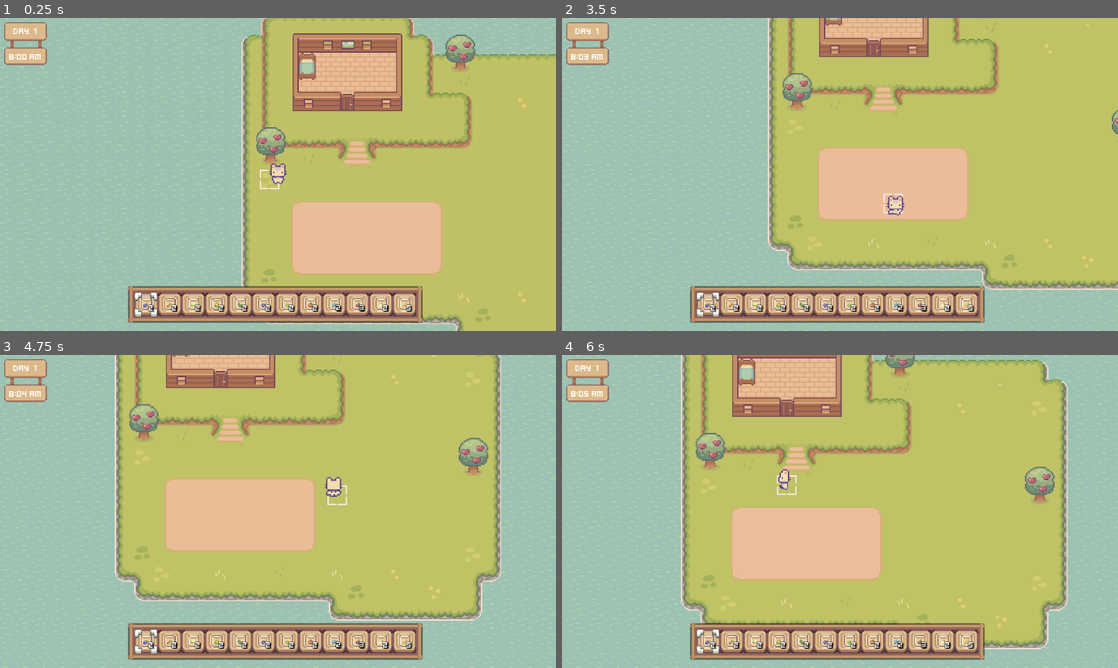
Above: before the commit, frames 1-4 (two rows, left to right).
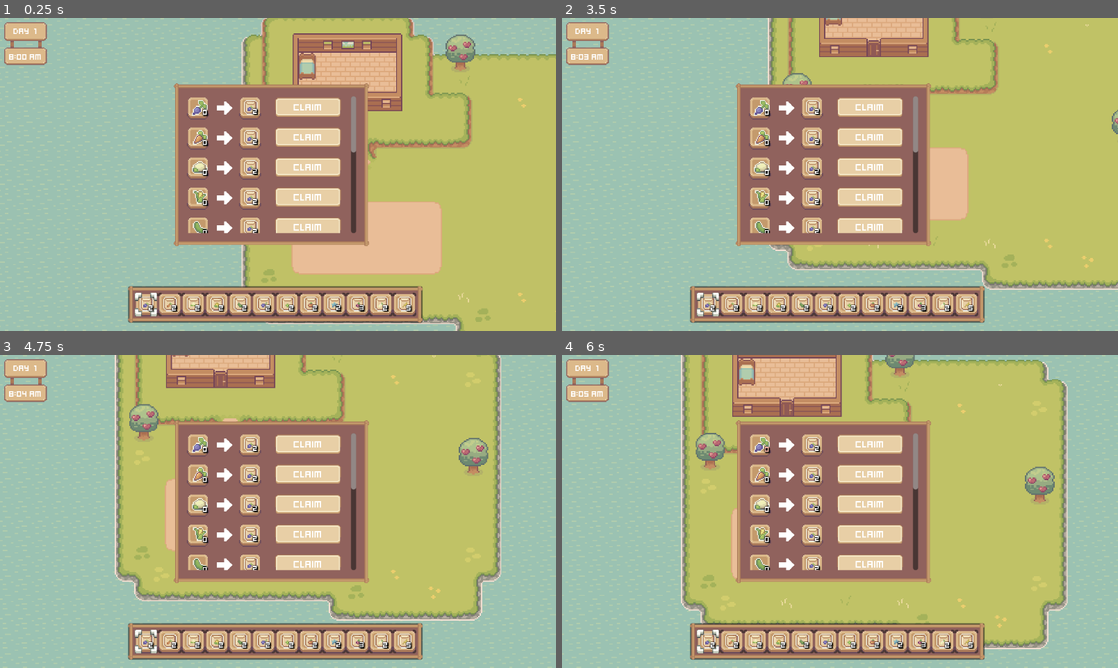
Above: after the commit, the same moments.

Repository: Tanaphat-Macx/MyGarden
Game: Godot game, scene res://World.tscn
The game is run twice, just before and just after one commit, with the same random seed, the same clock (stepped at 60 frames per second) and the same inputs.
Inputs (mouse positions are in pixels of both pictures, inside the frame that each line leads up to):
- Up to frame 1 (0.25 s): no input
- Up to frame 2 (3.5 s): click (706, 305) at 0.52 s; click (867, 108) at 1.25 s, where only the run after the commit has a clickable "CLAIM"; hold D (move_right) 2.03-2.78 s; hold E (Interact) 2.03-2.78 s; hold Down (move_down) from 2.78 s (still down); tap Space (plant_Seed) at 2.85 s
- Up to frame 3 (4.75 s): release Down (move_down) at 3.53 s; hold D (move_right) 3.53-4.28 s; hold E (Interact) 3.53-4.28 s; hold Up (move_up) from 4.28 s (still down); tap Space (plant_Seed) at 4.35 s
- Up to frame 4 (6 s): release Up (move_up) at 5.03 s; hold E (Interact) 5.03-5.78 s; hold Left (move_left) from 5.03 s (still down); tap Space (plant_Seed) at 5.85 s

The runs differ from the first frame. In frame 1, 17% of the frame differs, in the area x 26-67%, y 20-94%; in frame 2, 17%; in frame 3, 17%; in frame 4, 17%.

Commit message:
Update 1.3
- Vegetable Shop

Diff:
--- /dev/null
+++ b/Asset/UI/buttons/normal_button.tres
@@ -0,0 +1,7 @@
+[gd_resource type="AtlasTexture" load_steps=2 format=3 uid="uid://cllciq2w63woj"]
+
+[ext_resource type="Texture2D" uid="uid://ddwdeoci0t7n2" path="res://Asset/UI/UI Big Play Button.png" id="1_gfnrr"]
+
+[resource]
+atlas = ExtResource("1_gfnrr")
+region = Rect2(0, 0, 96, 32)
--- /dev/null
+++ b/Asset/UI/buttons/press_button.tres
@@ -0,0 +1,7 @@
+[gd_resource type="AtlasTexture" load_steps=2 format=3 uid="uid://bg5156uyo81x1"]
+
+[ext_resource type="Texture2D" uid="uid://ddwdeoci0t7n2" path="res://Asset/UI/UI Big Play Button.png" id="1_h3ytv"]
+
+[resource]
+atlas = ExtResource("1_h3ytv")
+region = Rect2(96, 0, 96, 32)
--- /dev/null
+++ b/Scene/Shop/seed_extractor.tscn
@@ -0,0 +1,57 @@
+[gd_scene load_steps=10 format=3 uid="uid://brvphg5ihejjx"]
+
+[ext_resource type="Script" path="res://Scripts/Shop/seed_extractor.gd" id="1_3m5ea"]
+[ext_resource type="PackedScene" uid="uid://b4mrex4ams415" path="res://Scene/UI/item_info.tscn" id="1_iyk0o"]
+[ext_resource type="Resource" uid="uid://4h1axjbp8f3h" path="res://Resource/Vegetable_list (ForVegtableShop)/Beetroot.tres" id="2_3eb7h"]
+[ext_resource type="Texture2D" uid="uid://djg2m62jtek3e" path="res://Asset/UI/arrowRight.png" id="2_kfck2"]
+[ext_resource type="Texture2D" uid="uid://cllciq2w63woj" path="res://Asset/UI/buttons/normal_button.tres" id="3_5c50u"]
+[ext_resource type="Resource" uid="uid://ce08llpm12g84" path="res://Resource/Seed_data/Beetroot.tres" id="3_m0srp"]
+[ext_resource type="Texture2D" uid="uid://bg5156uyo81x1" path="res://Asset/UI/buttons/press_button.tres" id="4_eo5s0"]
+[ext_resource type="FontFile" uid="uid://bxv1q2i8gv11u" path="res://Asset/UI/Font/Kenney Mini Square.ttf" id="5_2k0ws"]
+
+[sub_resource type="LabelSettings" id="LabelSettings_03okf"]
+font = ExtResource("5_2k0ws")
+
+[node name="SeedExtractor" type="HBoxContainer"]
+offset_right = 220.0
+offset_bottom = 40.0
+script = ExtResource("1_3m5ea")
+vetgetableItem = ExtResource("2_3eb7h")
+seedItem = ExtResource("3_m0srp")
+
+[node name="VetgetableInfo1" parent="." instance=ExtResource("1_iyk0o")]
+layout_mode = 2
+stretch_mode = 4
+
+[node name="TextureRect" type="TextureRect" parent="."]
+layout_mode = 2
+texture = ExtResource("2_kfck2")
+expand_mode = 3
+stretch_mode = 4
+
+[node name="VetgetableInfo2" parent="." instance=ExtResource("1_iyk0o")]
+layout_mode = 2
+stretch_mode = 4
+
+[node name="TextureButton" type="TextureButton" parent="."]
+layout_mode = 2
+size_flags_horizontal = 3
+texture_normal = ExtResource("3_5c50u")
+texture_pressed = ExtResource("4_eo5s0")
+stretch_mode = 5
+
+[node name="Label" type="Label" parent="TextureButton"]
+layout_mode = 1
+anchors_preset = 15
+anchor_right = 1.0
+anchor_bottom = 1.0
+offset_top = -2.0
+offset_bottom = -2.0
+grow_horizontal = 2
+grow_vertical = 2
+text = "CLAIM"
+label_settings = SubResource("LabelSettings_03okf")
+horizontal_alignment = 1
+vertical_alignment = 1
+
+[connection signal="button_down" from="TextureButton" to="." method="_on_texture_button_button_down"]
--- /dev/null
+++ b/Scene/Shop/vet_shop.tscn
@@ -0,0 +1,52 @@
+[gd_scene load_steps=6 format=3 uid="uid://d2i65nyecb5n0"]
+
+[ext_resource type="PackedScene" uid="uid://cj75xabubcggt" path="res://Scene/UI/background.tscn" id="1_dwjww"]
+[ext_resource type="Script" path="res://Scripts/Shop/StationContainer.gd" id="2_30nn3"]
+[ext_resource type="PackedScene" uid="uid://brvphg5ihejjx" path="res://Scene/Shop/seed_extractor.tscn" id="2_k8s5o"]
+[ext_resource type="Resource" uid="uid://d2v6i0vxuf3rt" path="res://Resource/vegetable_resource.tres" id="4_6limf"]
+[ext_resource type="Resource" uid="uid://drpwllkjxheby" path="res://Resource/seed_resource.tres" id="5_1ytgc"]
+
+[node name="VetShop" type="Control"]
+layout_mode = 3
+anchors_preset = 15
+anchor_right = 1.0
+anchor_bottom = 1.0
+grow_horizontal = 2
+grow_vertical = 2
+
+[node name="Background" parent="." instance=ExtResource("1_dwjww")]
+layout_mode = 1
+anchors_preset = 5
+anchor_left = 0.5
+anchor_right = 0.5
+offset_left = -240.0
+offset_top = 150.0
+offset_right = 60.0
+offset_bottom = 400.0
+grow_horizontal = 2
+scale = Vector2(1.5, 1.5)
+
+[node name="MarginContainer" type="MarginContainer" parent="Background"]
+layout_mode = 1
+anchors_preset = 15
+anchor_right = 1.0
+anchor_bottom = 1.0
+grow_horizontal = 2
+grow_vertical = 2
+theme_override_constants/margin_left = 20
+theme_override_constants/margin_top = 20
+theme_override_constants/margin_right = 20
+theme_override_constants/margin_bottom = 20
+
+[node name="ScrollContainer" type="ScrollContainer" parent="Background/MarginContainer"]
+layout_mode = 2
+
+[node name="StationContainer" type="VBoxContainer" parent="Background/MarginContainer/ScrollContainer"]
+layout_mode = 2
+size_flags_horizontal = 3
+size_flags_vertical = 3
+theme_override_constants/separation = 10
+script = ExtResource("2_30nn3")
+seedExtractorScene = ExtResource("2_k8s5o")
+VetgetableResource = ExtResource("4_6limf")
+seedResource = ExtResource("5_1ytgc")
--- a/Scene/UI/item_info.tscn
+++ b/Scene/UI/item_info.tscn
@@ -1,9 +1,8 @@
-[gd_scene load_steps=9 format=3 uid="uid://b4mrex4ams415"]
+[gd_scene load_steps=8 format=3 uid="uid://b4mrex4ams415"]
 
 [ext_resource type="Texture2D" uid="uid://dxvbxc3t4be7x" path="res://Asset/UI/ItemSlot/1.tres" id="1_i4cdy"]
 [ext_resource type="Script" path="res://Scripts/UI/item_info.gd" id="2_i0bi2"]
 [ext_resource type="FontFile" uid="uid://bxv1q2i8gv11u" path="res://Asset/UI/Font/Kenney Mini Square.ttf" id="3_ovmo1"]
-[ext_resource type="Texture2D" uid="uid://cfar00mknw67e" path="res://Asset/Objects/Items/Seed bags/Beetroot.tres" id="3_qavsi"]
 
 [sub_resource type="LabelSettings" id="LabelSettings_64rm3"]
 font = ExtResource("3_ovmo1")
@@ -69,7 +68,6 @@
 layout_mode = 2
 size_flags_horizontal = 4
 size_flags_vertical = 4
-texture = ExtResource("3_qavsi")
 
 [node name="Label" type="Label" parent="MarginContainer/SeedBag"]
 layout_mode = 1
--- a/Scene/Vegetable/BaseVetgetable.tscn
+++ b/Scene/Vegetable/BaseVetgetable.tscn
@@ -1,9 +1,11 @@
-[gd_scene load_steps=2 format=3 uid="uid://dj3ukkdvaf758"]
+[gd_scene load_steps=3 format=3 uid="uid://dj3ukkdvaf758"]
 
 [ext_resource type="Script" path="res://Scripts/Flower_and_Vetgatable/BaseVetgetable.gd" id="1_oif7b"]
+[ext_resource type="Resource" uid="uid://4h1axjbp8f3h" path="res://Resource/Vegetable_list (ForVegtableShop)/Beetroot.tres" id="2_jrcp3"]
 
 [node name="BaseVetgetable" type="Node2D"]
 script = ExtResource("1_oif7b")
+vetgatableItem = ExtResource("2_jrcp3")
 
 [node name="Vetagetable_Sprite2D" type="Sprite2D" parent="."]
 region_enabled = true
--- a/Scene/Vegetable/Carrot.tscn
+++ b/Scene/Vegetable/Carrot.tscn
@@ -1,6 +1,7 @@
-[gd_scene load_steps=9 format=3 uid="uid://d1u5quxjkrsh0"]
+[gd_scene load_steps=10 format=3 uid="uid://d1u5quxjkrsh0"]
 
 [ext_resource type="PackedScene" uid="uid://dj3ukkdvaf758" path="res://Scene/Vegetable/BaseVetgetable.tscn" id="1_rc6yn"]
+[ext_resource type="Resource" uid="uid://5u52n5v3bfhj" path="res://Resource/Vegetable_list (ForVegtableShop)/Carrot.tres" id="2_4ftnm"]
 [ext_resource type="Texture2D" uid="uid://2pebkg0hi36j" path="res://Asset/Objects/Farming Plants.png" id="2_lkyyw"]
 
 [sub_resource type="Animation" id="Animation_46vgq"]
@@ -202,6 +203,7 @@
 }
 
 [node name="Carrot" instance=ExtResource("1_rc6yn")]
+vetgatableItem = ExtResource("2_4ftnm")
 
 [node name="Vetagetable_Sprite2D" parent="." index="0"]
 position = Vector2(0, -7)
--- a/Scene/Vegetable/Cauliflower.tscn
+++ b/Scene/Vegetable/Cauliflower.tscn
@@ -1,6 +1,7 @@
-[gd_scene load_steps=9 format=3 uid="uid://dp3claxsiv4cs"]
+[gd_scene load_steps=10 format=3 uid="uid://dp3claxsiv4cs"]
 
 [ext_resource type="PackedScene" uid="uid://dj3ukkdvaf758" path="res://Scene/Vegetable/BaseVetgetable.tscn" id="1_j64nk"]
+[ext_resource type="Resource" uid="uid://d4d4wk53s5c6g" path="res://Resource/Vegetable_list (ForVegtableShop)/Cauliflower.tres" id="2_vq11r"]
 [ext_resource type="Texture2D" uid="uid://2pebkg0hi36j" path="res://Asset/Objects/Farming Plants.png" id="2_vwgpm"]
 
 [sub_resource type="Animation" id="Animation_h13ku"]
@@ -202,6 +203,7 @@
 }
 
 [node name="Cauliflower" instance=ExtResource("1_j64nk")]
+vetgatableItem = ExtResource("2_vq11r")
 
 [node name="Vetagetable_Sprite2D" parent="." index="0"]
 position = Vector2(0, -7)
--- a/Scene/Vegetable/Corn.tscn
+++ b/Scene/Vegetable/Corn.tscn
@@ -1,7 +1,8 @@
-[gd_scene load_steps=10 format=3 uid="uid://bwv2nl6uvp42c"]
+[gd_scene load_steps=11 format=3 uid="uid://bwv2nl6uvp42c"]
 
 [ext_resource type="PackedScene" uid="uid://dj3ukkdvaf758" path="res://Scene/Vegetable/BaseVetgetable.tscn" id="1_yaeny"]
 [ext_resource type="Texture2D" uid="uid://2pebkg0hi36j" path="res://Asset/Objects/Farming Plants.png" id="2_763yc"]
+[ext_resource type="Resource" uid="uid://dblc7facme04m" path="res://Resource/Vegetable_list (ForVegtableShop)/Corn.tres" id="2_pvk10"]
 
 [sub_resource type="Animation" id="Animation_5nqod"]
 resource_name = "0"
@@ -244,6 +245,7 @@
 }
 
 [node name="Corn" instance=ExtResource("1_yaeny")]
+vetgatableItem = ExtResource("2_pvk10")
 
 [node name="Vetagetable_Sprite2D" parent="." index="0"]
 position = Vector2(0, -7)
--- a/Scene/Vegetable/Cucumber.tscn
+++ b/Scene/Vegetable/Cucumber.tscn
@@ -1,6 +1,7 @@
-[gd_scene load_steps=9 format=3 uid="uid://bjdag7a6jfsky"]
+[gd_scene load_steps=10 format=3 uid="uid://bjdag7a6jfsky"]
 
 [ext_resource type="PackedScene" uid="uid://dj3ukkdvaf758" path="res://Scene/Vegetable/BaseVetgetable.tscn" id="1_qybml"]
+[ext_resource type="Resource" uid="uid://lghvt76admki" path="res://Resource/Vegetable_list (ForVegtableShop)/Cucumber.tres" id="2_407dg"]
 [ext_resource type="Texture2D" uid="uid://2pebkg0hi36j" path="res://Asset/Objects/Farming Plants.png" id="2_klvs2"]
 
 [sub_resource type="Animation" id="Animation_obswo"]
@@ -202,6 +203,7 @@
 }
 
 [node name="Cucumber" instance=ExtResource("1_qybml")]
+vetgatableItem = ExtResource("2_407dg")
 
 [node name="Vetagetable_Sprite2D" parent="." index="0"]
 position = Vector2(-1, -7)
--- a/Scene/Vegetable/Eggplant.tscn
+++ b/Scene/Vegetable/Eggplant.tscn
@@ -1,6 +1,7 @@
-[gd_scene load_steps=9 format=3 uid="uid://1bhtxvnpx10r"]
+[gd_scene load_steps=10 format=3 uid="uid://1bhtxvnpx10r"]
 
 [ext_resource type="PackedScene" uid="uid://dj3ukkdvaf758" path="res://Scene/Vegetable/BaseVetgetable.tscn" id="1_khojr"]
+[ext_resource type="Resource" uid="uid://csqna6ptfd3n6" path="res://Resource/Vegetable_list (ForVegtableShop)/Eggplant.tres" id="2_6jpmw"]
 [ext_resource type="Texture2D" uid="uid://2pebkg0hi36j" path="res://Asset/Objects/Farming Plants.png" id="2_en3jt"]
 
 [sub_resource type="Animation" id="Animation_gbhuj"]
@@ -202,6 +203,7 @@
 }
 
 [node name="Eggplant" instance=ExtResource("1_khojr")]
+vetgatableItem = ExtResource("2_6jpmw")
 
 [node name="Vetagetable_Sprite2D" parent="." index="0"]
 position = Vector2(0, -7)
--- a/Scene/Vegetable/IcebergSalat.tscn
+++ b/Scene/Vegetable/IcebergSalat.tscn
@@ -1,7 +1,8 @@
-[gd_scene load_steps=9 format=3 uid="uid://bru8hc83rltr2"]
+[gd_scene load_steps=10 format=3 uid="uid://bru8hc83rltr2"]
 
 [ext_resource type="PackedScene" uid="uid://dj3ukkdvaf758" path="res://Scene/Vegetable/BaseVetgetable.tscn" id="1_8tja6"]
 [ext_resource type="Texture2D" uid="uid://2pebkg0hi36j" path="res://Asset/Objects/Farming Plants.png" id="2_kpu33"]
+[ext_resource type="Resource" uid="uid://dd5djqyprs13g" path="res://Resource/Vegetable_list (ForVegtableShop)/IcebergSalat.tres" id="2_mddr0"]
 
 [sub_resource type="Animation" id="Animation_2c2ti"]
 resource_name = "0"
@@ -202,6 +203,7 @@
 }
 
 [node name="IcebergSalat" instance=ExtResource("1_8tja6")]
+vetgatableItem = ExtResource("2_mddr0")
 
 [node name="Vetagetable_Sprite2D" parent="." index="0"]
 position = Vector2(0, -7)
--- a/Scene/Vegetable/Pumpkin.tscn
+++ b/Scene/Vegetable/Pumpkin.tscn
@@ -1,7 +1,8 @@
-[gd_scene load_steps=9 format=3 uid="uid://ccvymnmu0ha5k"]
+[gd_scene load_steps=10 format=3 uid="uid://ccvymnmu0ha5k"]
 
 [ext_resource type="PackedScene" uid="uid://dj3ukkdvaf758" path="res://Scene/Vegetable/BaseVetgetable.tscn" id="1_t15o8"]
 [ext_resource type="Texture2D" uid="uid://2pebkg0hi36j" path="res://Asset/Objects/Farming Plants.png" id="2_hsgx1"]
+[ext_resource type="Resource" uid="uid://rni78helg02s" path="res://Resource/Vegetable_list (ForVegtableShop)/Pumkin.tres" id="2_r3tlp"]
 
 [sub_resource type="Animation" id="Animation_487yl"]
 resource_name = "0"
@@ -202,6 +203,7 @@
 }
 
 [node name="Pumpkin" instance=ExtResource("1_t15o8")]
+vetgatableItem = ExtResource("2_r3tlp")
 
 [node name="Vetagetable_Sprite2D" parent="." index="0"]
 position = Vector2(0, -7)
--- a/Scene/Vegetable/Starfruit.tscn
+++ b/Scene/Vegetable/Starfruit.tscn
@@ -1,6 +1,7 @@
-[gd_scene load_steps=9 format=3 uid="uid://t64cb83og880"]
+[gd_scene load_steps=10 format=3 uid="uid://t64cb83og880"]
 
 [ext_resource type="PackedScene" uid="uid://dj3ukkdvaf758" path="res://Scene/Vegetable/BaseVetgetable.tscn" id="1_3qwnw"]
+[ext_resource type="Resource" uid="uid://dt76di03wawse" path="res://Resource/Vegetable_list (ForVegtableShop)/Starfruit.tres" id="2_0kfm3"]
 [ext_resource type="Texture2D" uid="uid://2pebkg0hi36j" path="res://Asset/Objects/Farming Plants.png" id="2_usiyr"]
 
 [sub_resource type="Animation" id="Animation_rydlb"]
@@ -202,6 +203,7 @@
 }
 
 [node name="Starfruit" instance=ExtResource("1_3qwnw")]
+vetgatableItem = ExtResource("2_0kfm3")
 
 [node name="Vetagetable_Sprite2D" parent="." index="0"]
 position = Vector2(1, -6)
--- a/Scene/Vegetable/Tomato.tscn
+++ b/Scene/Vegetable/Tomato.tscn
@@ -1,6 +1,7 @@
-[gd_scene load_steps=9 format=3 uid="uid://cyg3mvl4c3u2s"]
+[gd_scene load_steps=10 format=3 uid="uid://cyg3mvl4c3u2s"]
 
 [ext_resource type="PackedScene" uid="uid://dj3ukkdvaf758" path="res://Scene/Vegetable/BaseVetgetable.tscn" id="1_ha2ie"]
+[ext_resource type="Resource" uid="uid://dowib6hc2u7fa" path="res://Resource/Vegetable_list (ForVegtableShop)/Tomato.tres" id="2_7gc75"]
 [ext_resource type="Texture2D" uid="uid://2pebkg0hi36j" path="res://Asset/Objects/Farming Plants.png" id="2_qfeca"]
 
 [sub_resource type="Animation" id="Animation_rf26k"]
@@ -202,6 +203,7 @@
 }
 
 [node name="Tomato" instance=ExtResource("1_ha2ie")]
+vetgatableItem = ExtResource("2_7gc75")
 
 [node name="Vetagetable_Sprite2D" parent="." index="0"]
 position = Vector2(-1, -7)
--- a/Scene/Vegetable/Turnip.tscn
+++ b/Scene/Vegetable/Turnip.tscn
@@ -1,6 +1,7 @@
-[gd_scene load_steps=9 format=3 uid="uid://bcky0g3o0yro1"]
+[gd_scene load_steps=10 format=3 uid="uid://bcky0g3o0yro1"]
 
 [ext_resource type="PackedScene" uid="uid://dj3ukkdvaf758" path="res://Scene/Vegetable/BaseVetgetable.tscn" id="1_m2dlc"]
+[ext_resource type="Resource" uid="uid://jvixq755fojm" path="res://Resource/Vegetable_list (ForVegtableShop)/Turnip.tres" id="2_l6dlk"]
 [ext_resource type="Texture2D" uid="uid://2pebkg0hi36j" path="res://Asset/Objects/Farming Plants.png" id="2_lnviv"]
 
 [sub_resource type="Animation" id="Animation_rjt7n"]
@@ -202,6 +203,7 @@
 }
 
 [node name="Turnip" instance=ExtResource("1_m2dlc")]
+vetgatableItem = ExtResource("2_l6dlk")
 
 [node name="Vetagetable_Sprite2D" parent="." index="0"]
 position = Vector2(0, -7)
--- a/Scene/Vegetable/Wheat.tscn
+++ b/Scene/Vegetable/Wheat.tscn
@@ -1,7 +1,8 @@
-[gd_scene load_steps=9 format=3 uid="uid://srtxjc0gfyxr"]
+[gd_scene load_steps=10 format=3 uid="uid://srtxjc0gfyxr"]
 
 [ext_resource type="PackedScene" uid="uid://dj3ukkdvaf758" path="res://Scene/Vegetable/BaseVetgetable.tscn" id="1_mcgyj"]
 [ext_resource type="Texture2D" uid="uid://2pebkg0hi36j" path="res://Asset/Objects/Farming Plants.png" id="2_4g4b4"]
+[ext_resource type="Resource" uid="uid://b812vxto4pmtr" path="res://Resource/Vegetable_list (ForVegtableShop)/Wheat.tres" id="2_oku5v"]
 
 [sub_resource type="Animation" id="Animation_lab35"]
 resource_name = "0"
@@ -202,6 +203,7 @@
 }
 
 [node name="Wheat" instance=ExtResource("1_mcgyj")]
+vetgatableItem = ExtResource("2_oku5v")
 
 [node name="Vetagetable_Sprite2D" parent="." index="0"]
 position = Vector2(0, -7)
--- a/Scripts/Flower_and_Vetgatable/BaseVetgetable.gd
+++ b/Scripts/Flower_and_Vetgatable/BaseVetgetable.gd
@@ -2,6 +2,7 @@
 extends Node2D
 
 @export var amount: int = 2
+@export var vetgatableItem: VegetableData
 @export var harvest_ready: bool = false
 
 var index = 0
@@ -18,4 +19,5 @@
 	animation_player.play(str(index))
 
 func harvest() -> void:
+	vetgatableItem.quantity += amount
 	queue_free()
--- /dev/null
+++ b/Scripts/Shop/StationContainer.gd
@@ -0,0 +1,22 @@
+extends VBoxContainer
+
+@export var seedExtractorScene: PackedScene
+@export var VetgetableResource: VegetableResource
+@export var seedResource: SeedResource
+
+func _ready() -> void:
+	assert(VetgetableResource.get_size() == seedResource.get_size())
+	add_conversion_container()
+
+func add_conversion_container():
+	for child in VetgetableResource.get_vegetable_list():
+		var seed = seedResource .get_seed_data(child.get_vegetable_name())
+		if seed == null:
+			return
+
+		instance_conversion_scene(child, seed)
+
+func instance_conversion_scene(value1, value2) -> void:
+		var scene = seedExtractorScene.instantiate()
+		add_child(scene)
+		scene.initialize(value1, value2)
--- /dev/null
+++ b/Scripts/Shop/seed_extractor.gd
@@ -0,0 +1,32 @@
+extends HBoxContainer
+
+@export var vetgetableItem: VegetableData
+@export var seedItem: SeedData
+
+func _ready() -> void:
+	update_item_containers()
+
+func initialize(vetgetable: VegetableData, seed: SeedData) -> void:
+	vetgetableItem = vetgetable
+	seedItem = seedItem
+	update_item_containers()
+
+func update_item_containers() -> void:
+	update_ui($VetgetableInfo1, vetgetableItem.texture, vetgetableItem.quantity)
+	update_ui($VetgetableInfo2, seedItem.get_texture(), seedItem.get_quantity())
+
+
+
+func update_ui(node: Node, item_texture, item_quantity) -> void:
+	node.set_item_info(item_texture, item_quantity)
+
+
+
+func _on_texture_button_button_down() -> void:
+	if vetgetableItem != null and seedItem != null:
+		if vetgetableItem.quantity > 0:
+			seedItem.add_quantity(vetgetableItem.quantity)
+			vetgetableItem.quantity = 0
+			update_item_containers()
+		else:
+			$VetgetableInfo1.play_flash_animation()
--- a/World.tscn
+++ b/World.tscn
@@ -14,6 +14,7 @@
 [ext_resource type="Texture2D" uid="uid://bknxb0x1a6s3k" path="res://Asset/Tilesets/ground tiles/New tiles/TILES PREVIEW v.2.png" id="9_wlwwb"]
 [ext_resource type="Texture2D" uid="uid://c00dcaemgqb6v" path="res://Asset/Tilesets/ground tiles/New tiles/TILES PREVIEW.png" id="10_e4oq3"]
 [ext_resource type="PackedScene" uid="uid://dqkv0h7ro8a2o" path="res://Scene/UI/day_time_label.tscn" id="16_4017q"]
+[ext_resource type="PackedScene" uid="uid://d2i65nyecb5n0" path="res://Scene/Shop/vet_shop.tscn" id="17_r6yqr"]
 [ext_resource type="PackedScene" uid="uid://41fslbek2g2q" path="res://Scene/UI/inventory.tscn" id="17_wtomw"]
 [ext_resource type="PackedScene" uid="uid://dcx7c0mja5ne0" path="res://Scene/Animation/door_house.tscn" id="53_7cwal"]
 [ext_resource type="PackedScene" uid="uid://qvlr0d6nsfyp" path="res://Scene/Animation/apple_tree.tscn" id="54_y62pj"]
@@ -132,6 +133,8 @@
 
 [node name="DayTimeLabel" parent="HUD" instance=ExtResource("16_4017q")]
 
+[node name="VetShop" parent="HUD" instance=ExtResource("17_r6yqr")]
+
 [node name="Inventory" parent="HUD" instance=ExtResource("17_wtomw")]
 anchors_preset = 7
 anchor_left = 0.5
Binary file added: Asset/UI/arrowRight.png
Not shown, added: Asset/UI/arrowRight.png.import
Not shown: 1 places in World.tscn that only renumber resources
